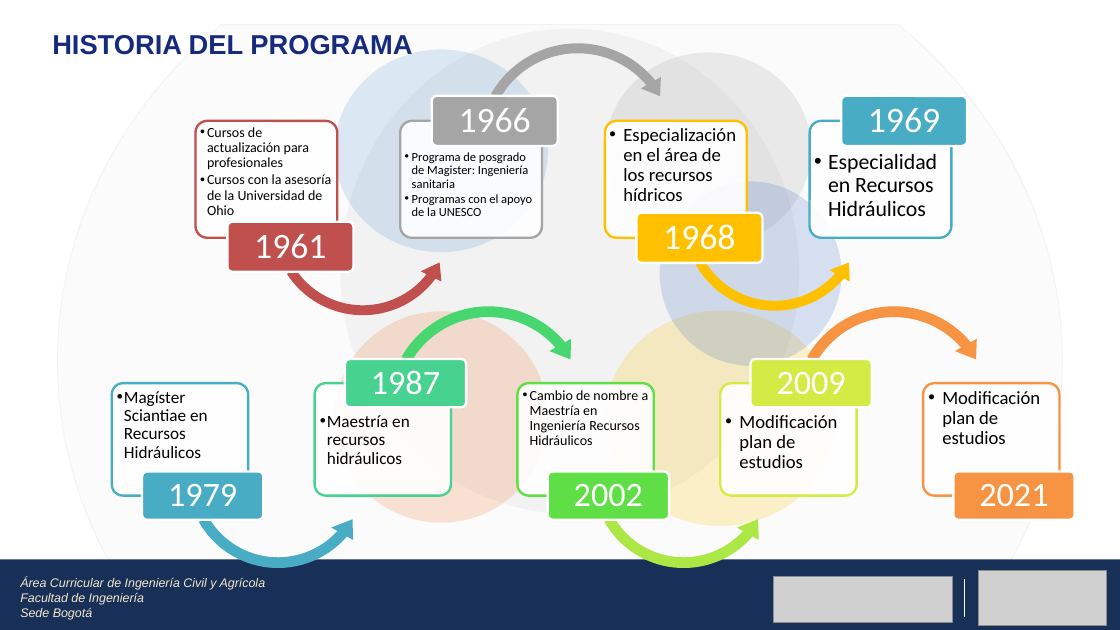
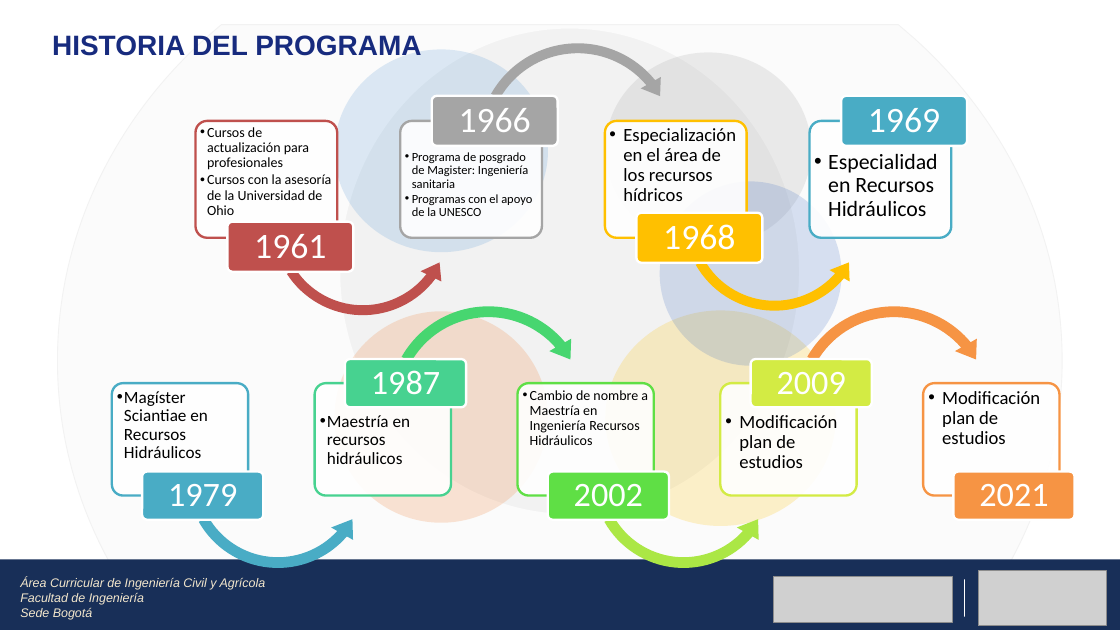
Before and after one commit to lamhydro/seminarI, a slide deck: slide 2 of lecs/unit01/1.Presentación posgrados 2023-1S MRH.pptx. Drawn at 1120x630 pixels with LibreOffice and Linux fonts; fonts in the diff are those of the drawing; grey boxes stand for pictures; background and template pictures are left out. Boxes give left, top, right and bottom in pixels: in the first picture for what was removed or moved away, otherwise in the second. Text is boxed around its words. In the diff, an @@ line names an element or a change of style, - is before the commit and + after.

```diff
--- a/lecs/unit01/1.Presentación posgrados 2023-1S MRH.pptx
+++ b/lecs/unit01/1.Presentación posgrados 2023-1S MRH.pptx
@@ text "HISTORIA DEL PROGRAMA" at (52, 35, 421, 56): size 23.4 to 24 pt @@
@@ freeform shape at (266, 128, 460, 322): outline redrawn @@
```
Also in this commit, not shown: 16 other slides changed, 6 other files.
